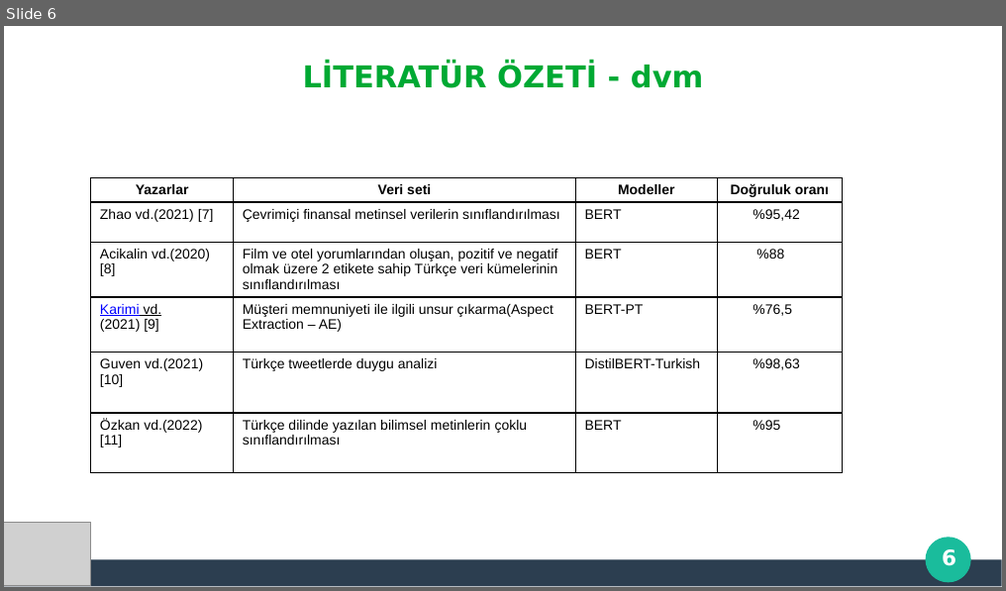
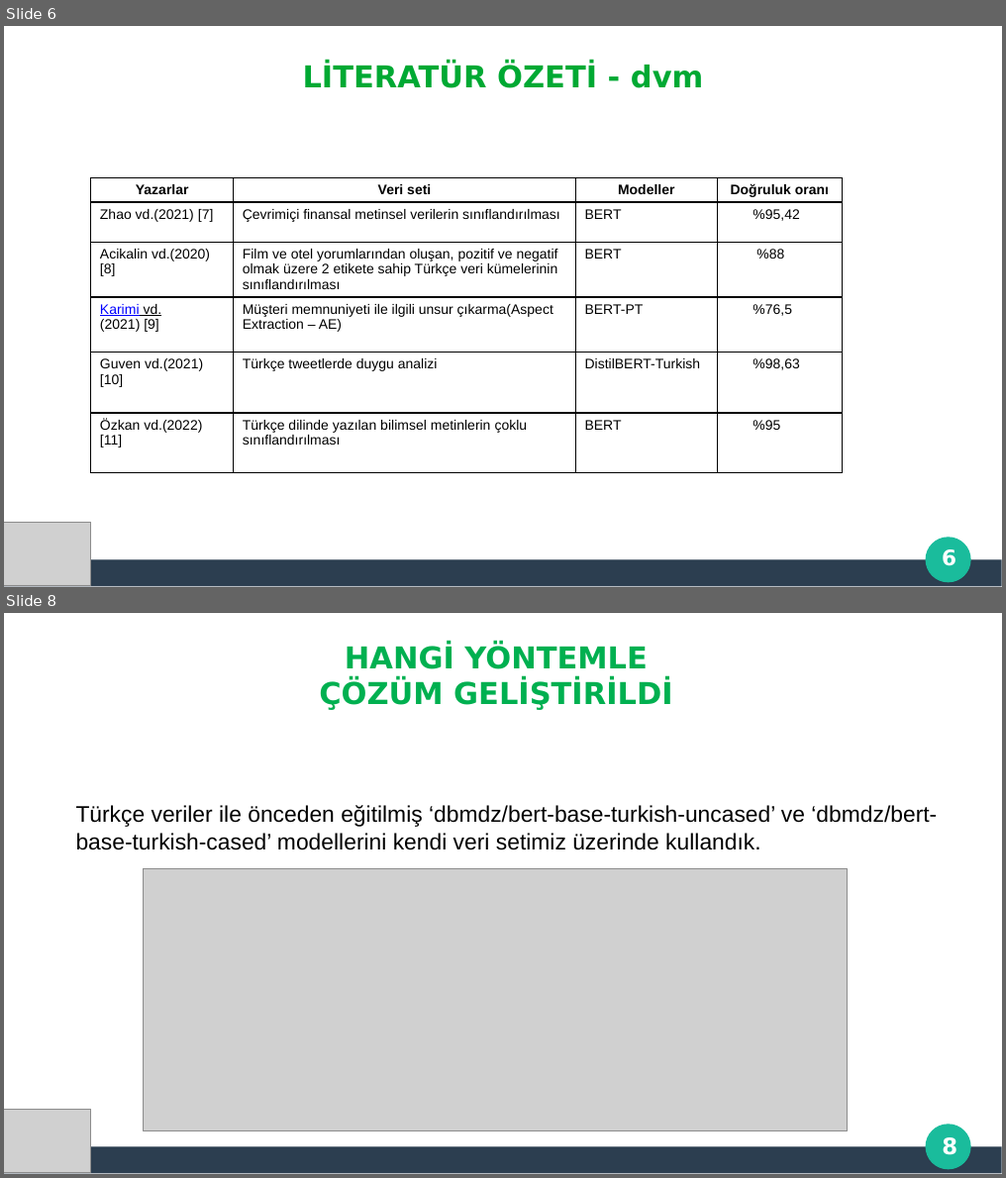
Before and after one commit to thealper2/gat0r-nlp, a slide deck: GATOR_Sunum.pptx. Shown one above the other, each under a label of ours: slide 6 before the commit, slides 6 and 8 after it; the slides between them are not shown. The pictures are 1006x591 and 1006x1178 pixels, drawn with LibreOffice and Linux fonts; fonts in the diff are those of the drawing; grey boxes stand for pictures; background and template pictures are left out. Boxes give left, top, right and bottom in pixels: in the first picture for what was removed or moved away, otherwise in the second. Text is boxed around its words. In the diff, an @@ line names an element or a change of style, - is before the commit and + after.

```diff
--- a/GATOR_Sunum.pptx
+++ b/GATOR_Sunum.pptx
@@ slide 8 added at (x1=4, y1=613, x2=1002, y2=1174), background #FFFFFF; not listed: 3 template elements that a slide beside it also shows @@
@@ title added at (x1=319, y1=644, x2=672, y2=710), 24 pt, text #00B050, bold @@
+HANGİ YÖNTEMLE ÇÖZÜM GELİŞTİRİLDİ
@@ text added at (x1=76, y1=805, x2=937, y2=851), 18 pt, text #000000 @@
+Türkçe veriler ile önceden eğitilmiş ‘dbmdz/bert-base-turkish-uncased’ ve ‘dbmdz/bert-base-turkish-cased’ modellerini kendi veri setimiz üzerinde kullandık.
@@ picture added at (x1=144, y1=869, x2=847, y2=1132) @@
@@ picture added at (x1=4, y1=1110, x2=91, y2=1173) @@
@@ page number added at (x1=942, y1=1138, x2=957, y2=1156), 18 pt, text #FFFFFF, bold @@
+8
```
Also in this commit, not shown: 3 slides changed, 8 other slides added, 10 slides removed.
